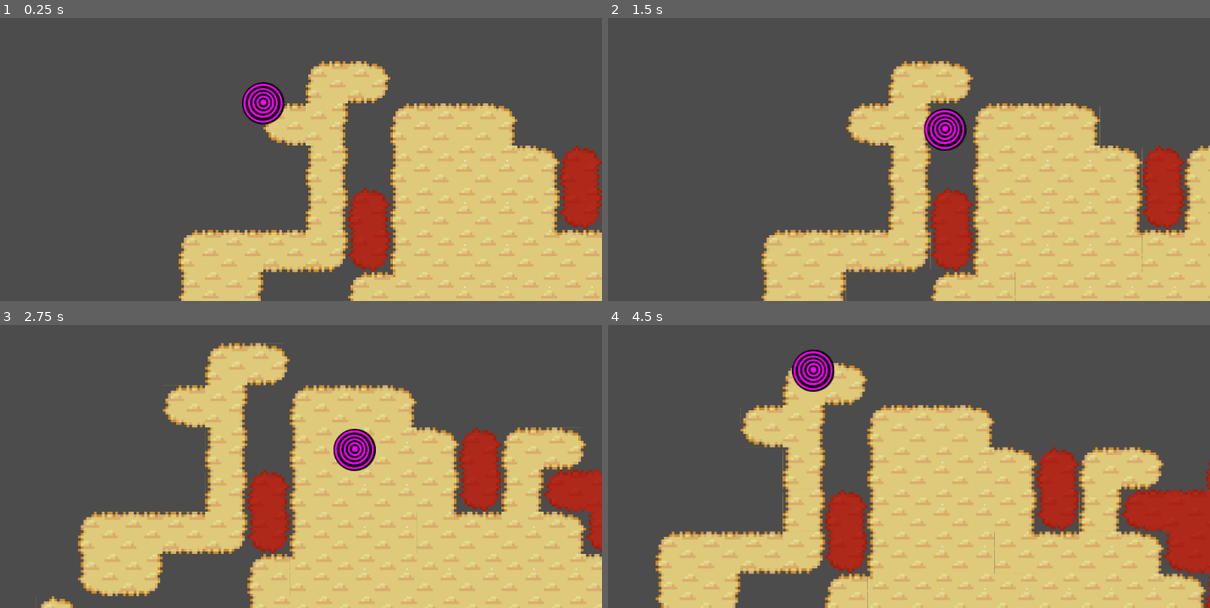
Above: before the commit, frames 1-4 (two rows, left to right).
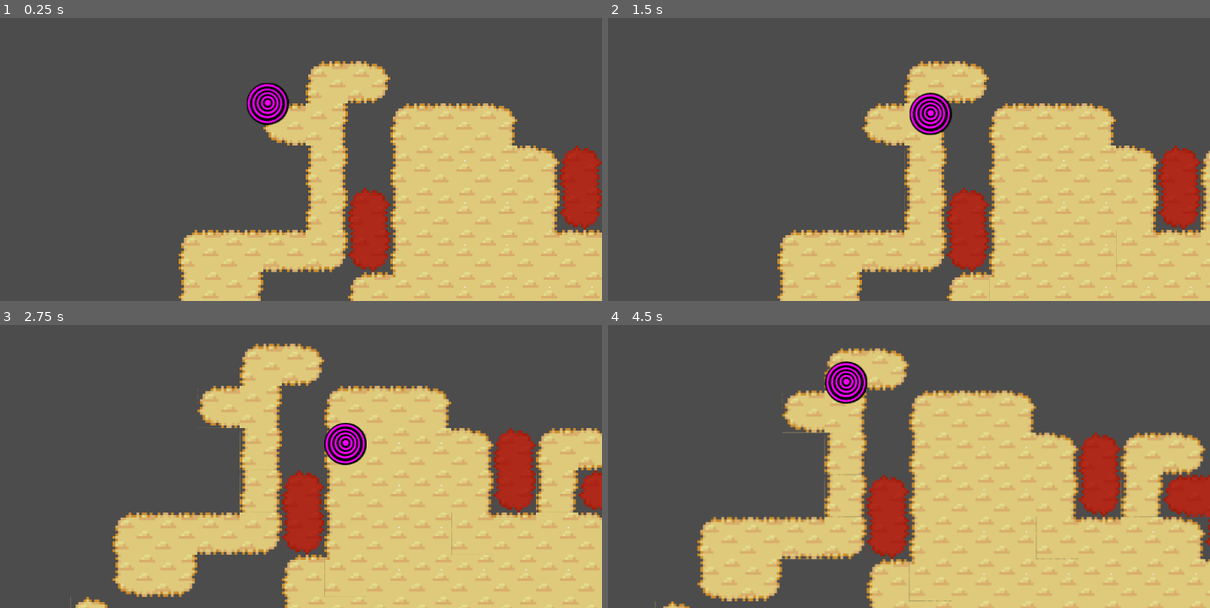
Above: after the commit, the same moments.

Repository: xFrednet/moody-tools
Game: Godot game, scene res://world.tscn
Same seed, same stepped clock (60 frames per second), same inputs: the game is played once before the commit and once after it.
Inputs:
- Up to frame 1 (0.25 s): no input
- Up to frame 2 (1.5 s): hold D (right) 0.53-1.28 s; hold S (down) from 1.28 s (still down)
- Up to frame 3 (2.75 s): release S (down) at 2.03 s; hold D (right) from 2.03 s (still down)
- Up to frame 4 (4.5 s): release D (right) at 2.78 s; hold W (up) 2.78-3.53 s; hold A (left) from 3.53 s (still down)

The runs differ from the first frame. In frame 1, 0.8% of the frame differs, in the area x 40-49%, y 22-38%; in frame 2, 18%; in frame 3, 29%; in frame 4, 35%, in the area x 7-100%, y 8-100%.

Commit message:
I boot, not drunk, I handle this, more vodi

Diff:
--- /dev/null
+++ b/player/equipment.gd
@@ -0,0 +1,78 @@
+extends Node2D
+
+var boots : Boots = null
+var pants : Tool = null
+var shirt : Tool = null
+var helmet : Tool = null
+
+var backpack : Tool = null
+var sword : Tool = null
+
+func _ready() -> void:
+	pass
+
+#
+# boots
+#
+func set_boots(boots: Boots) -> void:
+	remove_child(self.boots)
+	self.boots = boots
+	add_child(boots)
+
+func get_boots() -> Boots:
+	return boots
+
+#
+# pants
+#
+func set_pants(pants: Tool) -> void:
+	remove_child(self.boots)
+	self.pants = pants
+	add_child(pants)
+
+func get_pants() -> Tool:
+	return pants
+
+#
+# shirt
+#
+func set_shirt(shirt: Tool) -> void:
+	remove_child(self.pants)
+	self.shirt = shirt
+	add_child(shirt)
+
+func get_shirt() -> Tool:
+	return shirt
+
+#
+# helmet
+#
+func set_helmet(helmet: Tool) -> void:
+	remove_child(self.shirt)
+	self.helmet = helmet
+	add_child(helmet)
+
+func get_helmet() -> Tool:
+	return helmet
+
+#
+# backpack
+#
+func set_backpack(backpack: Tool) -> void:
+	remove_child(self.helmet)
+	self.backpack = backpack
+	add_child(backpack)
+
+func get_backpack() -> Tool:
+	return backpack
+
+#
+# sword
+#
+func set_sword(sword: Tool) -> void:
+	remove_child(self.backpack)
+	self.sword = sword
+	add_child(sword)
+
+func get_sword() -> Tool:
+	return sword
--- a/player/player.gd
+++ b/player/player.gd
@@ -5,20 +5,12 @@
 #var velocity = Vector2()
 
 func _ready() -> void:
+
+	var boots = DunkBoots.new()
+	$equipment.set_boots(boots)
+
 	pass
 
-func _move_player():
-	var velocity = Vector2()
-
-	if Input.is_action_pressed("right"):
-		velocity.x += 1
-	if Input.is_action_pressed("left"):
-		velocity.x -= 1
-	if Input.is_action_pressed("down"):
-		velocity.y += 1
-	if Input.is_action_pressed("up"):
-		velocity.y -= 1
-	velocity = move_and_slide(velocity * speed)
-
 func _physics_process(delta: float) -> void:
-	_move_player()
+	var motion = $equipment.get_boots().get_movement(delta)
+	move_and_slide(motion)
--- /dev/null
+++ b/player/player.tscn
@@ -0,0 +1,29 @@
+[gd_scene load_steps=5 format=2]
+
+[ext_resource path="res://player/player.gd" type="Script" id=1]
+[ext_resource path="res://player/player.png" type="Texture" id=2]
+[ext_resource path="res://player/equipment.gd" type="Script" id=3]
+
+[sub_resource type="CircleShape2D" id=1]
+custom_solver_bias = 0.049
+radius = 30.0
+
+[node name="player" type="KinematicBody2D"]
+script = ExtResource( 1 )
+
+[node name="boundbox" type="CollisionShape2D" parent="."]
+shape = SubResource( 1 )
+
+[node name="sprite" type="Sprite" parent="."]
+texture = ExtResource( 2 )
+
+[node name="Camera2D" type="Camera2D" parent="."]
+current = true
+drag_margin_h_enabled = true
+drag_margin_v_enabled = true
+smoothing_enabled = true
+editor_draw_screen = false
+editor_draw_drag_margin = true
+
+[node name="equipment" type="Node2D" parent="."]
+script = ExtResource( 3 )
--- a/project.godot
+++ b/project.godot
@@ -8,9 +8,26 @@
 
 config_version=4
 
-_global_script_classes=[  ]
+_global_script_classes=[ {
+"base": "Tool",
+"class": "Boots",
+"language": "GDScript",
+"path": "res://tools/boots/boots.gd"
+}, {
+"base": "Boots",
+"class": "DunkBoots",
+"language": "GDScript",
+"path": "res://tools/boots/dunk_boots.gd"
+}, {
+"base": "Node2D",
+"class": "Tool",
+"language": "GDScript",
+"path": "res://tools/tool.gd"
+} ]
 _global_script_class_icons={
-
+"Boots": "",
+"DunkBoots": "",
+"Tool": ""
 }
 
 [application]
--- /dev/null
+++ b/tools/boots/boots.gd
@@ -0,0 +1,26 @@
+extends Tool
+
+class_name Boots
+
+func _ready() -> void:
+	pass
+
+func get_movement(delta: float) -> Vector2:
+	return get_movement_request()
+
+func get_speed(delta: float) -> float:
+	return 1.0
+
+func get_movement_request() -> Vector2:
+	var velocity = Vector2()
+
+	if Input.is_action_pressed("right"):
+		velocity.x += 1
+	if Input.is_action_pressed("left"):
+		velocity.x -= 1
+	if Input.is_action_pressed("down"):
+		velocity.y += 1
+	if Input.is_action_pressed("up"):
+		velocity.y -= 1
+
+	return velocity
--- /dev/null
+++ b/tools/boots/dunk_boots.gd
@@ -0,0 +1,44 @@
+extends Boots
+
+class_name DunkBoots
+
+const BASE_SPEED = 6000
+const ALC_MULTIPLIER = 2000
+const AGE_MULTIPLIER = 3000
+const MIN_ALC_LEVEL = 20
+const DRUNK_MOTION_SPEED = 100
+
+var alc_level = 50
+var delta = 0.0
+var drunk_motion = Vector2()
+
+func _ready() -> void:
+	pass
+
+func get_movement(delta: float) -> Vector2:
+	var rot = 0
+	var alc_sensation = (alc_level - MIN_ALC_LEVEL) / 100.0
+	if alc_level > MIN_ALC_LEVEL:
+		rot = sin(self.delta * 10)
+	else:
+		rot = sin(self.delta * 100)
+
+	var speed = get_speed(delta)
+	var input_motion = get_movement_request().rotated(rot) * (speed)
+
+	return input_motion + drunk_motion * DRUNK_MOTION_SPEED * alc_sensation
+
+func _process(delta: float) -> void:
+	self.delta += delta
+
+	var b = 0.3
+	drunk_motion.x = drunk_motion.x * (1 - b) + (randf() * 2 - 1) * b
+	drunk_motion.y = drunk_motion.y * (1 - b) + (randf() * 2 - 1) * b
+	drunk_motion = drunk_motion.normalized()
+
+func get_speed(delta: float) -> float:
+
+	var alc_sensation = (alc_level - MIN_ALC_LEVEL) / 100.0
+	return (BASE_SPEED +
+		ALC_MULTIPLIER * (alc_sensation * alc_sensation) +
+		AGE_MULTIPLIER * ((max_age - age) / max_age)) * delta
--- /dev/null
+++ b/tools/tool.gd
@@ -0,0 +1,10 @@
+extends Node2D
+
+class_name Tool
+
+var mood = 0
+var age = 0
+var max_age = 100
+
+func _ready() -> void:
+	pass
--- a/world.tscn
+++ b/world.tscn
@@ -1,8 +1,10 @@
-[gd_scene load_steps=28 format=2]
+[gd_scene load_steps=26 format=2]
 
 [ext_resource path="res://tilemap/ground/PRPG_tileset_path.png" type="Texture" id=1]
-[ext_resource path="res://player/player.gd" type="Script" id=2]
-[ext_resource path="res://player/player.png" type="Texture" id=3]
+[ext_resource path="res://player/player.tscn" type="PackedScene" id=2]
+
+[sub_resource type="ConvexPolygonShape2D" id=1]
+points = PoolVector2Array( 64, 64, 0, 64, 0, 0, 64, 0 )
 
 [sub_resource type="ConvexPolygonShape2D" id=2]
 points = PoolVector2Array( 64, 64, 0, 64, 0, 0, 64, 0 )
@@ -17,7 +19,7 @@
 points = PoolVector2Array( 64, 64, 0, 64, 0, 0, 64, 0 )
 
 [sub_resource type="ConvexPolygonShape2D" id=6]
-points = PoolVector2Array( 64, 64, 0, 64, 0, 0, 64, 0 )
+points = PoolVector2Array( 0, 0, 64, 0, 64, 64, 0, 64 )
 
 [sub_resource type="ConvexPolygonShape2D" id=7]
 points = PoolVector2Array( 0, 0, 64, 0, 64, 64, 0, 64 )
@@ -67,10 +69,7 @@
 [sub_resource type="ConvexPolygonShape2D" id=22]
 points = PoolVector2Array( 0, 0, 64, 0, 64, 64, 0, 64 )
 
-[sub_resource type="ConvexPolygonShape2D" id=23]
-points = PoolVector2Array( 0, 0, 64, 0, 64, 64, 0, 64 )
-
-[sub_resource type="TileSet" id=1]
+[sub_resource type="TileSet" id=23]
 0/name = "PRPG_tileset_path.png 0"
 0/texture = ExtResource( 1 )
 0/tex_offset = Vector2( 0, 0 )
@@ -113,35 +112,41 @@
 1/navigation_offset = Vector2( 0, 0 )
 1/shape_offset = Vector2( 0, 0 )
 1/shape_transform = Transform2D( 1, 0, 0, 1, 0, 0 )
-1/shape = SubResource( 2 )
+1/shape = SubResource( 1 )
 1/shape_one_way = false
 1/shape_one_way_margin = 1.0
 1/shapes = [ {
 "autotile_coord": Vector2( 0, 0 ),
 "one_way": false,
 "one_way_margin": 1.0,
+"shape": SubResource( 1 ),
+"shape_transform": Transform2D( 1, 0, 0, 1, 0, 0 )
+}, {
+"autotile_coord": Vector2( 1, 0 ),
+"one_way": false,
+"one_way_margin": 1.0,
 "shape": SubResource( 2 ),
 "shape_transform": Transform2D( 1, 0, 0, 1, 0, 0 )
 }, {
-"autotile_coord": Vector2( 1, 0 ),
+"autotile_coord": Vector2( 2, 0 ),
 "one_way": false,
 "one_way_margin": 1.0,
 "shape": SubResource( 3 ),
 "shape_transform": Transform2D( 1, 0, 0, 1, 0, 0 )
 }, {
-"autotile_coord": Vector2( 2, 0 ),
+"autotile_coord": Vector2( 0, 1 ),
 "one_way": false,
 "one_way_margin": 1.0,
 "shape": SubResource( 4 ),
 "shape_transform": Transform2D( 1, 0, 0, 1, 0, 0 )
 }, {
-"autotile_coord": Vector2( 0, 1 ),
+"autotile_coord": Vector2( 1, 1 ),
 "one_way": false,
 "one_way_margin": 1.0,
 "shape": SubResource( 5 ),
 "shape_transform": Transform2D( 1, 0, 0, 1, 0, 0 )
 }, {
-"autotile_coord": Vector2( 1, 1 ),
+"autotile_coord": Vector2( 2, 1 ),
 "one_way": false,
 "one_way_margin": 1.0,
 "shape": SubResource( 6 ),
@@ -153,130 +158,105 @@
 "shape": SubResource( 7 ),
 "shape_transform": Transform2D( 1, 0, 0, 1, 0, 0 )
 }, {
-"autotile_coord": Vector2( 2, 1 ),
+"autotile_coord": Vector2( 0, 2 ),
 "one_way": false,
 "one_way_margin": 1.0,
 "shape": SubResource( 8 ),
 "shape_transform": Transform2D( 1, 0, 0, 1, 0, 0 )
 }, {
-"autotile_coord": Vector2( 0, 2 ),
+"autotile_coord": Vector2( 1, 2 ),
 "one_way": false,
 "one_way_margin": 1.0,
 "shape": SubResource( 9 ),
 "shape_transform": Transform2D( 1, 0, 0, 1, 0, 0 )
 }, {
-"autotile_coord": Vector2( 1, 2 ),
+"autotile_coord": Vector2( 2, 2 ),
 "one_way": false,
 "one_way_margin": 1.0,
 "shape": SubResource( 10 ),
 "shape_transform": Transform2D( 1, 0, 0, 1, 0, 0 )
 }, {
-"autotile_coord": Vector2( 2, 2 ),
+"autotile_coord": Vector2( 3, 2 ),
 "one_way": false,
 "one_way_margin": 1.0,
 "shape": SubResource( 11 ),
 "shape_transform": Transform2D( 1, 0, 0, 1, 0, 0 )
 }, {
-"autotile_coord": Vector2( 3, 2 ),
+"autotile_coord": Vector2( 3, 1 ),
 "one_way": false,
 "one_way_margin": 1.0,
 "shape": SubResource( 12 ),
 "shape_transform": Transform2D( 1, 0, 0, 1, 0, 0 )
 }, {
-"autotile_coord": Vector2( 3, 1 ),
+"autotile_coord": Vector2( 3, 0 ),
 "one_way": false,
 "one_way_margin": 1.0,
 "shape": SubResource( 13 ),
 "shape_transform": Transform2D( 1, 0, 0, 1, 0, 0 )
 }, {
-"autotile_coord": Vector2( 3, 0 ),
+"autotile_coord": Vector2( 4, 0 ),
 "one_way": false,
 "one_way_margin": 1.0,
 "shape": SubResource( 14 ),
 "shape_transform": Transform2D( 1, 0, 0, 1, 0, 0 )
 }, {
-"autotile_coord": Vector2( 4, 0 ),
+"autotile_coord": Vector2( 4, 1 ),
 "one_way": false,
 "one_way_margin": 1.0,
 "shape": SubResource( 15 ),
 "shape_transform": Transform2D( 1, 0, 0, 1, 0, 0 )
 }, {
-"autotile_coord": Vector2( 4, 1 ),
+"autotile_coord": Vector2( 4, 2 ),
 "one_way": false,
 "one_way_margin": 1.0,
 "shape": SubResource( 16 ),
 "shape_transform": Transform2D( 1, 0, 0, 1, 0, 0 )
 }, {
-"autotile_coord": Vector2( 4, 2 ),
+"autotile_coord": Vector2( 5, 0 ),
 "one_way": false,
 "one_way_margin": 1.0,
 "shape": SubResource( 17 ),
 "shape_transform": Transform2D( 1, 0, 0, 1, 0, 0 )
 }, {
-"autotile_coord": Vector2( 5, 0 ),
+"autotile_coord": Vector2( 5, 1 ),
 "one_way": false,
 "one_way_margin": 1.0,
 "shape": SubResource( 18 ),
 "shape_transform": Transform2D( 1, 0, 0, 1, 0, 0 )
 }, {
-"autotile_coord": Vector2( 5, 1 ),
+"autotile_coord": Vector2( 5, 2 ),
 "one_way": false,
 "one_way_margin": 1.0,
 "shape": SubResource( 19 ),
 "shape_transform": Transform2D( 1, 0, 0, 1, 0, 0 )
 }, {
-"autotile_coord": Vector2( 5, 2 ),
+"autotile_coord": Vector2( 6, 0 ),
 "one_way": false,
 "one_way_margin": 1.0,
 "shape": SubResource( 20 ),
 "shape_transform": Transform2D( 1, 0, 0, 1, 0, 0 )
 }, {
-"autotile_coord": Vector2( 6, 0 ),
+"autotile_coord": Vector2( 6, 1 ),
 "one_way": false,
 "one_way_margin": 1.0,
 "shape": SubResource( 21 ),
 "shape_transform": Transform2D( 1, 0, 0, 1, 0, 0 )
 }, {
-"autotile_coord": Vector2( 6, 1 ),
+"autotile_coord": Vector2( 6, 2 ),
 "one_way": false,
 "one_way_margin": 1.0,
 "shape": SubResource( 22 ),
-"shape_transform": Transform2D( 1, 0, 0, 1, 0, 0 )
-}, {
-"autotile_coord": Vector2( 6, 2 ),
-"one_way": false,
-"one_way_margin": 1.0,
-"shape": SubResource( 23 ),
 "shape_transform": Transform2D( 1, 0, 0, 1, 0, 0 )
 } ]
 1/z_index = 0
 
-[sub_resource type="CircleShape2D" id=24]
-custom_solver_bias = 0.049
-radius = 30.0
-
-[node name="World" type="Node2D"]
-
-[node name="TileMap" type="TileMap" parent="."]
-tile_set = SubResource( 1 )
+[node name="world" type="Node2D"]
+
+[node name="ground" type="TileMap" parent="."]
+tile_set = SubResource( 23 )
 cell_custom_transform = Transform2D( 128, 0, 0, 128, 0, 0 )
 cell_y_sort = true
 format = 1
 tile_data = PoolIntArray( -65535, 0, 0, -65534, 0, 65542, 0, 0, 65539, 1, 0, 65538, 3, 0, 0, 4, 0, 1, 5, 0, 2, 65537, 0 …(6880 unchanged characters)…
 
-[node name="player" type="KinematicBody2D" parent="."]
-script = ExtResource( 2 )
-
-[node name="CollisionShape2D" type="CollisionShape2D" parent="player"]
-shape = SubResource( 24 )
-
-[node name="Sprite" type="Sprite" parent="player"]
-texture = ExtResource( 3 )
-
-[node name="Camera2D" type="Camera2D" parent="player"]
-current = true
-drag_margin_h_enabled = true
-drag_margin_v_enabled = true
-smoothing_enabled = true
-editor_draw_screen = false
-editor_draw_drag_margin = true
+[node name="player" parent="." instance=ExtResource( 2 )]
